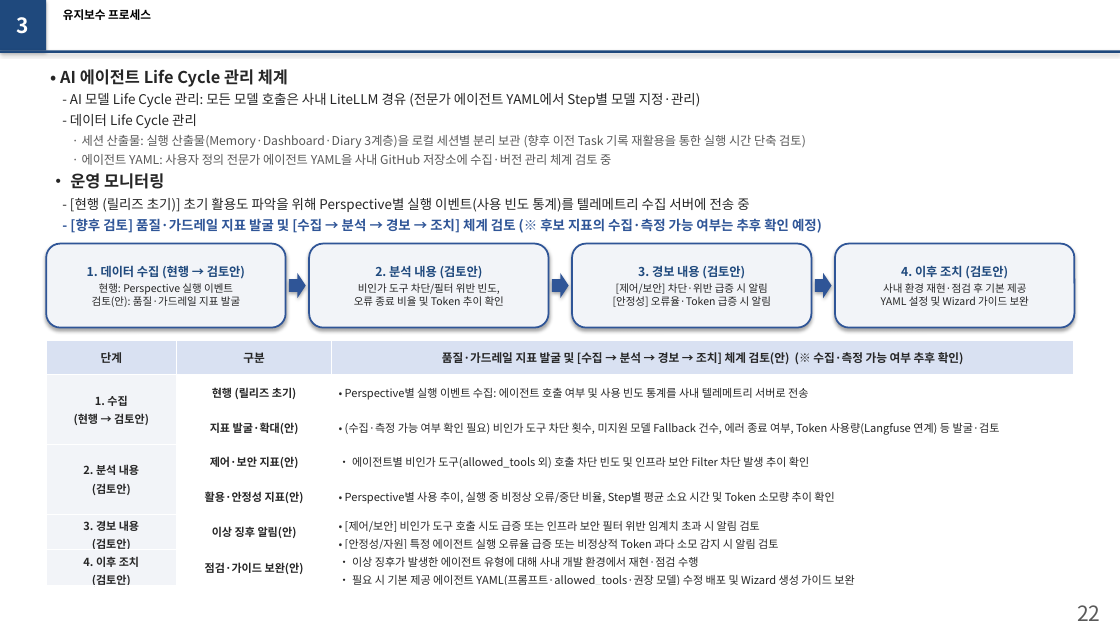
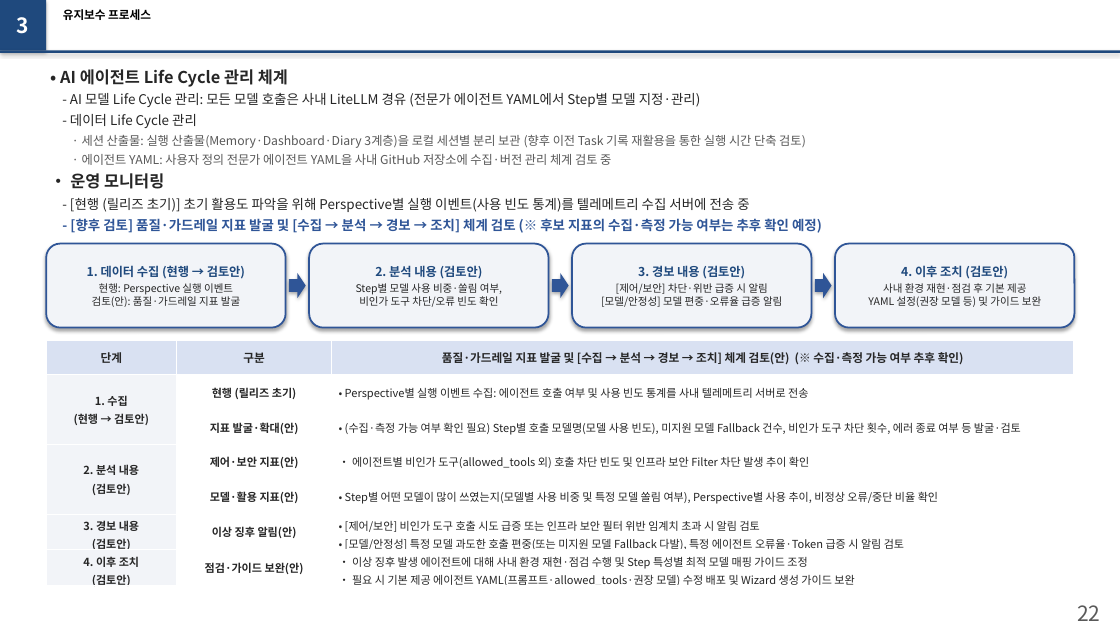
Before and after one commit to misjin05/playground, a slide deck: slide 1 of AIS/Reports/Slide22_23_Update.pptx. Drawn at 1120x630 pixels with LibreOffice and Linux fonts; fonts in the diff are those of the drawing. Boxes give left, top, right and bottom in pixels: in the first picture for what was removed or moved away, otherwise in the second. Text is boxed around its words. In the diff, an @@ line names an element or a change of style, - is before the commit and + after.

```diff
--- a/AIS/Reports/Slide22_23_Update.pptx
+++ b/AIS/Reports/Slide22_23_Update.pptx
@@ text in rounded rectangle at <box>356,283,502,307</box>: text changed @@
-비인가 도구 차단/필터 위반 빈도,
-오류 종료 비율 및 Token 추이 확인
+Step별 모델 사용 비중·쏠림 여부,
+비인가 도구 차단/오류 빈도 확인
@@ text in rounded rectangle at <box>601,283,782,307</box>: text changed @@
-[제어/보안] 차단·위반 급증 시 알림
-[안정성] 오류율·Token 급증 시 알림
+[제어/보안] 차단·위반 급증 시 알림
+[모델/안정성] 모델 편중·오류율 급증 알림
@@ text in rounded rectangle at <box>868,283,1041,307</box>: text changed @@
-사내 환경 재현·점검 후 기본 제공
-YAML 설정 및 Wizard 가이드 보완
+사내 환경 재현·점검 후 기본 제공
+YAML 설정(권장 모델 등) 및 가이드 보완
@@ table at <box>46,340,1074,589</box> @@
-row 3, column 3: • (수집·측정 가능 여부 확인 필요) 비인가 도구 차단 횟수, 미지원 모델 Fallback 건수, 에러 종료 여부, Token 사용량(Langfuse 연계) 등 발굴·검토
+row 3, column 3: • (수집·측정 가능 여부 확인 필요) Step별 호출 모델명(모델 사용 빈도), 미지원 모델 Fallback 건수, 비인가 도구 차단 횟수, 에러 종료 여부 등 발굴·검토
-row 5, column 2: 활용·안정성 지표(안)
+row 5, column 2: 모델·활용 지표(안)
-row 5, column 3: • Perspective별 사용 추이, 실행 중 비정상 오류/중단 비율, Step별 평균 소요 시간 및 Token 소모량 추이 확인
+row 5, column 3: • Step별 어떤 모델이 많이 쓰였는지(모델별 사용 비중 및 특정 모델 쏠림 여부), Perspective별 사용 추이, 비정상 오류/중단 비율 확인
-row 6, column 3: • [제어/보안] 비인가 도구 호출 시도 급증 또는 인프라 보안 필터 위반 임계치 초과 시 알림 검토 / • [안정성/자원] 특정 에이전트 실행 오류율 급증 또는 비정상적 Token 과다 소모 감지 시 알림 검토
+row 6, column 3: • [제어/보안] 비인가 도구 호출 시도 급증 또는 인프라 보안 필터 위반 임계치 초과 시 알림 검토 / • [모델/안정성] 특정 모델 과도한 호출 편중(또는 미지원 모델 Fallback 다발), 특정 에이전트 오류율·Token 급증 시 알림 검토
-row 7, column 3: • 이상 징후가 발생한 에이전트 유형에 대해 사내 개발 환경에서 재현·점검 수행 / • 필요 시 기본 제공 에이전트 YAML(프롬프트·allowed_tools·권장 모델) 수정 배포 및 Wizard 생성 가이드 보완
+row 7, column 3: • 이상 징후 발생 에이전트에 대해 사내 환경 재현·점검 수행 및 Step 특성별 최적 모델 매핑 가이드 조정 / • 필요 시 기본 제공 에이전트 YAML(프롬프트·allowed_tools·권장 모델) 수정 배포 및 Wizard 생성 가이드 보완
```
Also in this commit, not shown: 1 other file.
